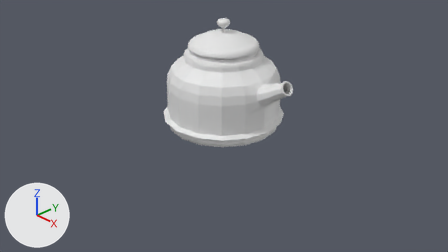
Renders of the Blender file Aug 8 Teapot.blend from each side of a commit.
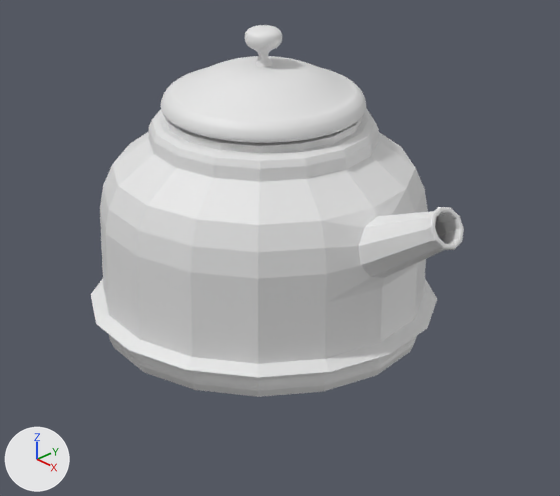
Old and new are each drawn from the file's camera 'Camera' and again close up on the part from 29% to 73% of the width and 4% to 72% of the height. Every picture has the same lights, and +X, +Y and +Z are marked at lower left.
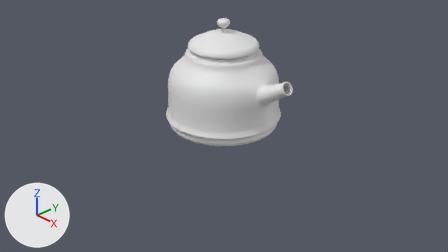
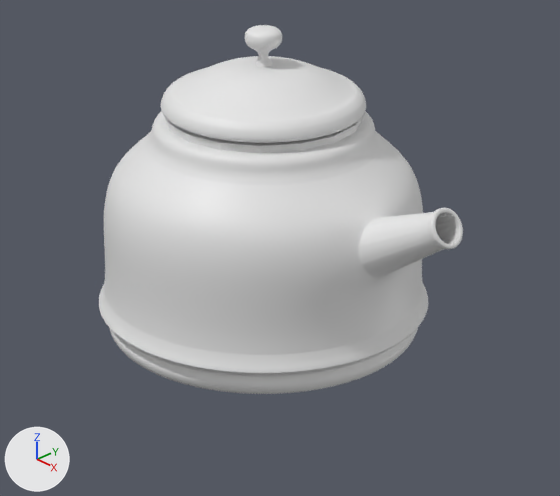
Commit message: Teapot Aug 8 part 2

What the commit changed:
me_circle is used by ob_circle; location (0.0, 0.0, 0.0).
me_circle had 422 vertices, 404 faces and spanned x -1.08..1.53, y -1.08..1.08, z 0.0..1.37.
me_circle now has 442 vertices, 424 faces and spans x -1.08..1.53, y -1.08..1.08, z 0.0..1.37.
Part 1, on me_circle:
4 vertices are removed from x 0.97..0.99, y -0.17..0.17, z 0.79..0.91.
20 faces are deleted.
9 vertices in x 1.34..1.42, y -0.09..0.09, z 0.98..1.13 move by (-0.64, 0.0, -0.36).
1 vertex moves from x 1.33, y 0.0, z 1.15 to x 0.69, y 0.0, z 0.78.
24 vertices are added at x 0.94..1.03, y -0.19..0.19, z 0.66..1.04.
40 new faces join them.
me_circle part 2: 384 kept faces spanning x -1.08..1.53, y -1.08..1.08, z 0.0..1.37 are now shaded smooth.
Object 'Circle' (ob_circle) gains a SUBSURF modifier named 'Subdivision'.
Modifier setting: levels = 2.

Location of each change, [x1, y1, x2, y2] in pixels of the close-ups (560 x 496 px):
'Circle', reshaped, modifiers changed
    before: [91, 108, 464, 397]
    after: [99, 111, 463, 394]
part 1 of me_circle, built on
    before: [321, 189, 459, 303]
    after: [319, 190, 442, 303]
part 2 of me_circle, shading changed
    before: [91, 108, 464, 397]
    after: [99, 111, 463, 394]
